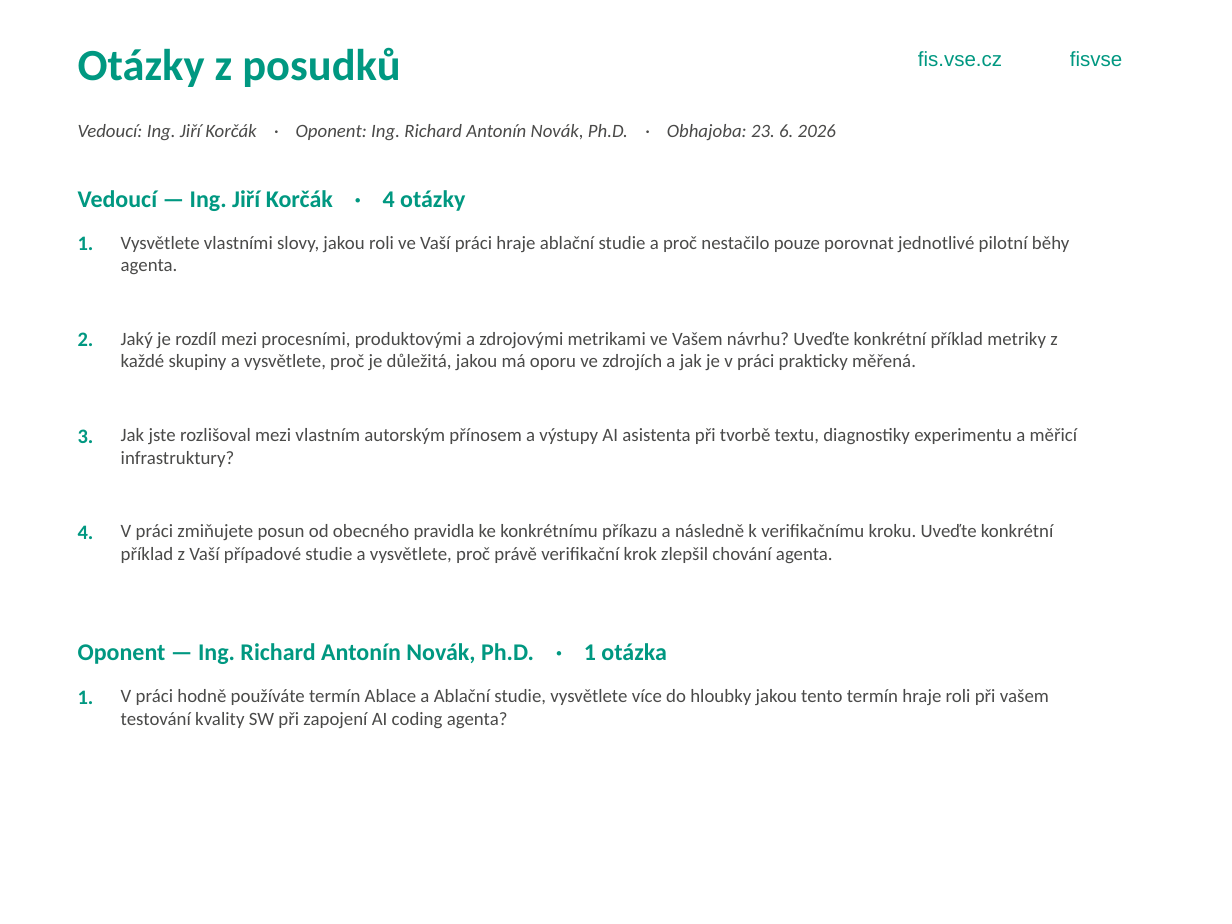
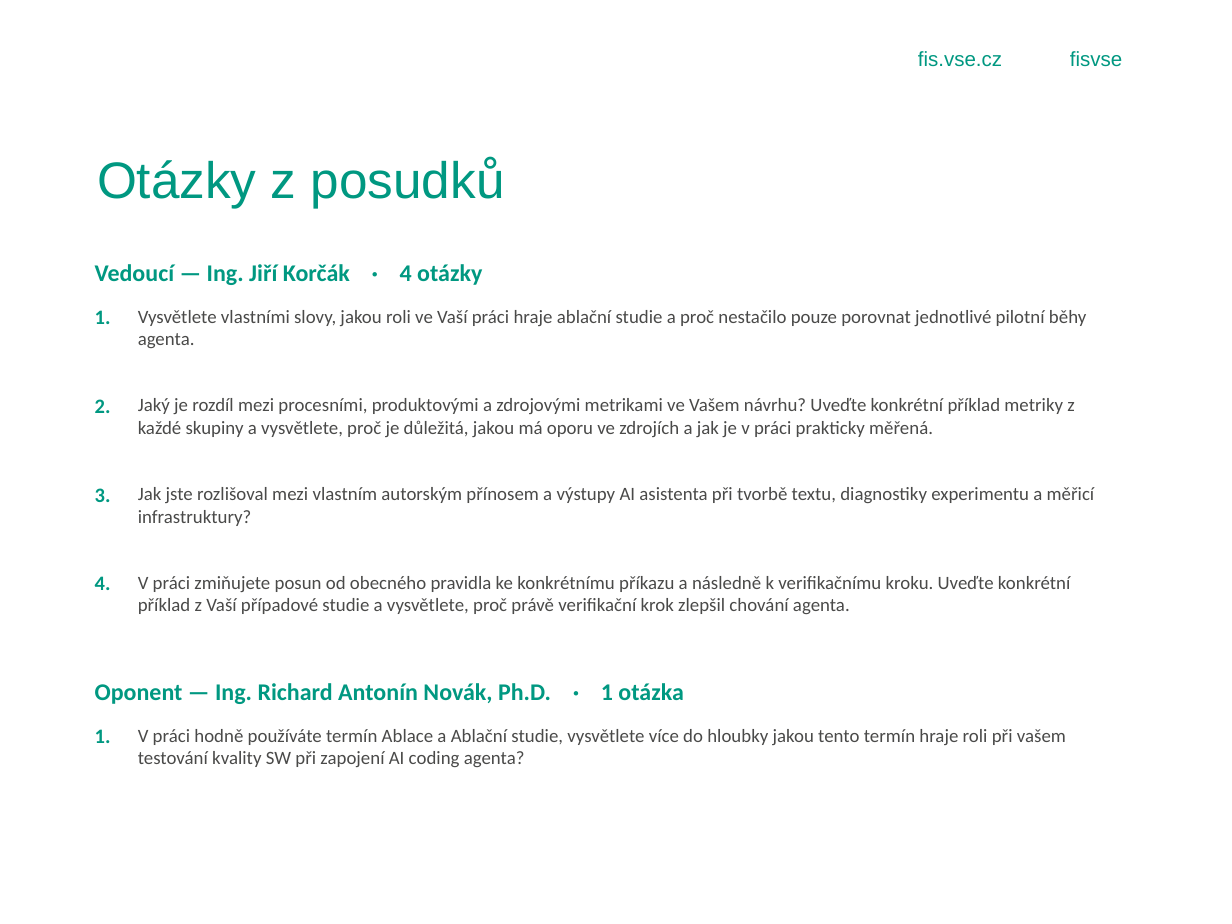
Before and after one commit to 7onc3k/Bakalarka, a slide deck: slide 9 of presentation/work/obhajoba-draft-v1.pptx. Drawn at 1232x924 pixels with LibreOffice and Linux fonts; fonts in the diff are those of the drawing; background and template pictures are left out. Boxes give left, top, right and bottom in pixels: in the first picture for what was removed or moved away, otherwise in the second. Text is boxed around its words. In the diff, an @@ line names an element or a change of style, - is before the commit and + after.

```diff
--- a/presentation/work/obhajoba-draft-v1.pptx
+++ b/presentation/work/obhajoba-draft-v1.pptx
@@ text removed at [78, 124, 836, 140] @@
-Vedoucí: Ing. Jiří Korčák · Oponent: Ing. Richard Antonín Novák, Ph.D. · Obhajoba: 23. 6. 2026
@@ title "Otázky z posudků": place and size @@
-title "Otázky z posudků" at [78, 47, 400, 87]
+title "Otázky z posudků" at [97, 157, 505, 208]
@@ title "Otázky z posudků" at [97, 157, 505, 208]: size 26 to 30 pt, font Calibri to Arial, bold off; line spacing 1 to 0.9 @@
@@ text "Vedoucí — Ing. Jiří Korčák ...": place and size @@
-text "Vedoucí — Ing. Jiří Korčák ..." at [78, 190, 465, 211]
+text "Vedoucí — Ing. Jiří Korčák ..." at [95, 264, 482, 285]
@@ text "1.": place and size @@
-text "1." at [78, 236, 94, 250]
+text "1." at [95, 310, 111, 324]
@@ text "Vysvětlete vlastními slovy, jakou roli ...": place and size @@
-text "Vysvětlete vlastními slovy, jakou roli ..." at [121, 236, 1069, 274]
+text "Vysvětlete vlastními slovy, jakou roli ..." at [138, 310, 1086, 348]
@@ text "2.": place and size @@
-text "2." at [78, 332, 94, 346]
+text "2." at [95, 399, 111, 413]
@@ text "Jaký je rozdíl mezi procesními, ...": place and size @@
-text "Jaký je rozdíl mezi procesními, ..." at [121, 332, 1057, 370]
+text "Jaký je rozdíl mezi procesními, ..." at [138, 398, 1074, 437]
@@ text "3.": place and size @@
-text "3." at [78, 429, 94, 443]
+text "3." at [95, 488, 111, 502]
@@ text "Jak jste rozlišoval mezi vlastním ...": place and size @@
-text "Jak jste rozlišoval mezi vlastním ..." at [121, 428, 1078, 467]
+text "Jak jste rozlišoval mezi vlastním ..." at [138, 487, 1095, 526]
@@ text "4.": place and size @@
-text "4." at [78, 525, 94, 539]
+text "4." at [95, 576, 111, 590]
@@ text "V práci zmiňujete posun od ...": place and size @@
-text "V práci zmiňujete posun od ..." at [121, 524, 1053, 563]
+text "V práci zmiňujete posun od ..." at [138, 576, 1070, 614]
@@ text "Oponent — Ing. Richard Antonín ...": place and size @@
-text "Oponent — Ing. Richard Antonín ..." at [78, 643, 666, 664]
+text "Oponent — Ing. Richard Antonín ..." at [95, 683, 683, 704]
@@ text "1.": place and size @@
-text "1." at [78, 690, 94, 704]
+text "1." at [95, 729, 111, 743]
@@ text "V práci hodně používáte termín ...": place and size @@
-text "V práci hodně používáte termín ..." at [121, 689, 1049, 728]
+text "V práci hodně používáte termín ..." at [138, 729, 1066, 767]
```
Also in this commit, not shown: 1 other slide changed, 1 other file.
